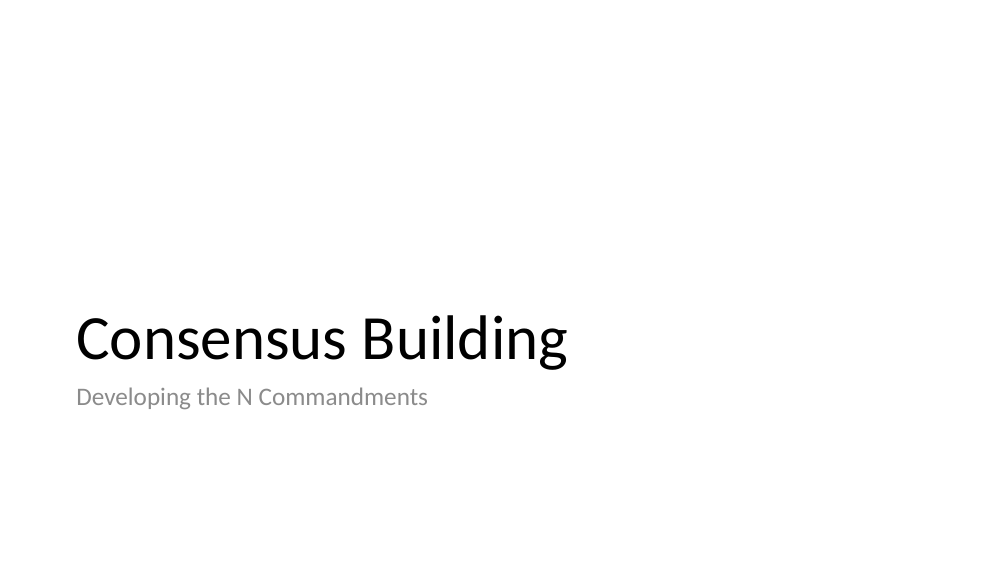
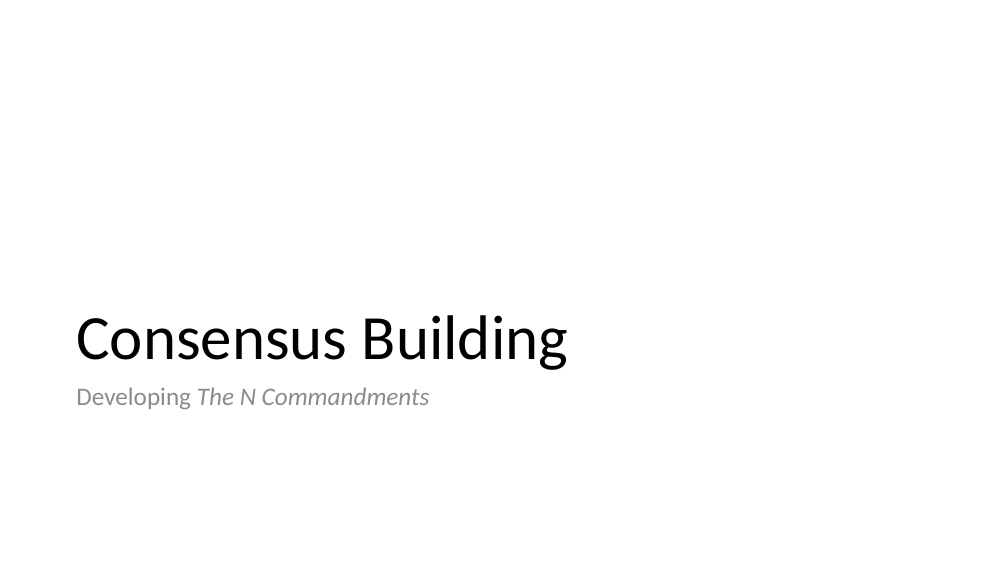
Before and after one commit to ReproducibleQM/n_commandments, a slide deck: slide 15 of pres_deck.pptx. Drawn at 1008x567 pixels with LibreOffice and Linux fonts; fonts in the diff are those of the drawing. Boxes give left, top, right and bottom in pixels: in the first picture for what was removed or moved away, otherwise in the second. Text is boxed around its words. In the diff, an @@ line names an element or a change of style, - is before the commit and + after.

Commit message:
Small edits, stored in branch

```diff
--- a/pres_deck.pptx
+++ b/pres_deck.pptx
@@ text at [76,387,430,409]: text changed; italic on @@
-Developing the N Commandments
+Developing The N Commandments
```
